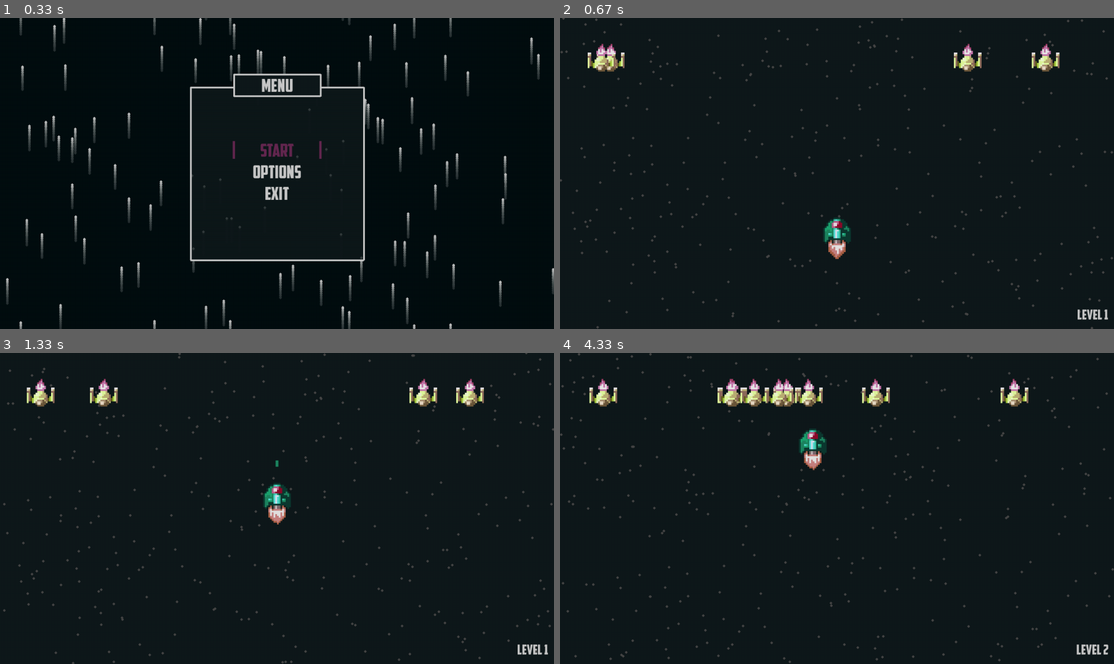
Above: before the commit, frames 1-4 (two rows, left to right).
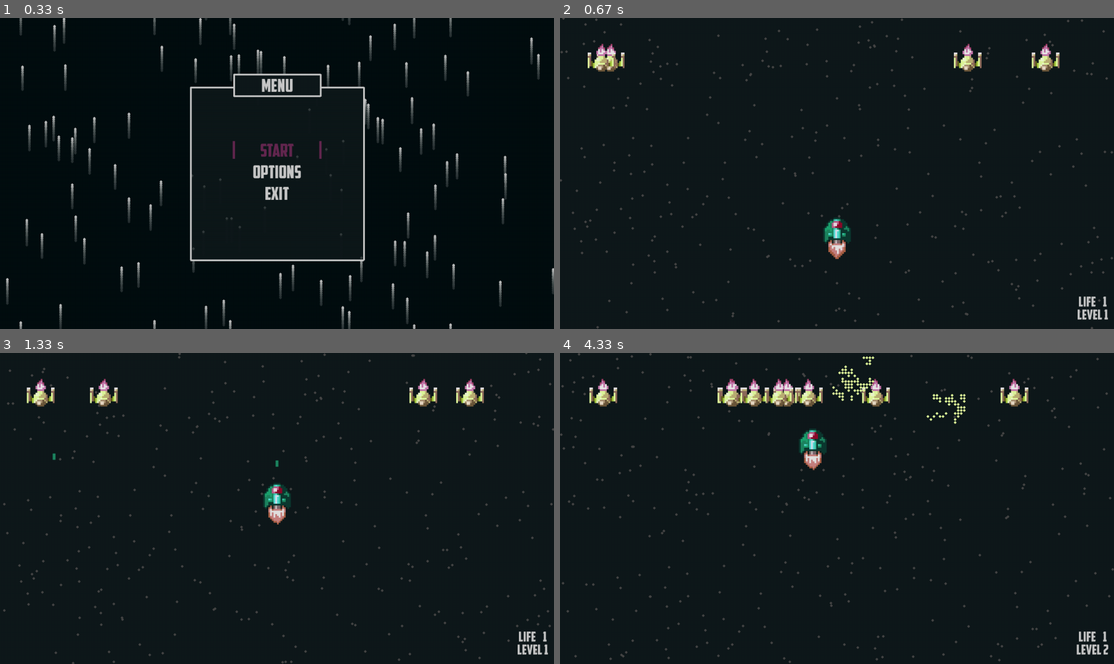
Above: after the commit, the same moments.

Repository: g-brrzzn/shootemup-Pygame
Game: pygame game, started from Game.py
Same seed, same stepped clock (60 frames per second), same inputs: the game is played once before the commit and once after it.
Inputs:
- Up to frame 1 (0.33 s): no input
- Up to frame 2 (0.67 s): tap Enter at 0.33 s
- Up to frame 3 (1.33 s): tap Space at 0.67, 1.07 s; hold Up from 1 s (still down)
- Up to frame 4 (4.33 s): tap Space at 1.37, 1.57, 1.87, 2.07, 2.37, 2.63, 2.97, 3.27, 3.4, 3.8, 4.1 s; release Up at 1.47 s; hold Right 1.5-1.97 s; hold Left 2-2.53 s; hold Down 2.57-2.87 s; hold Left 2.9-3.3 s; hold Up 3.33-3.7 s; hold Right from 3.73 s (still down)

Frame 1 is identical in both runs. In frame 2, 0.1% of the frame differs, in the area x 93-99%, y 89-93%; in frame 3, 0.1%; in frame 4, 0.5%, in the area x 49-99%, y 0-93%.

Commit message:
Enemy shooting, explosions and bug fixes

Diff:
--- a/Classes.py
+++ b/Classes.py
@@ -1,10 +1,10 @@
 import pygame.image
 from constants.global_var import *
 from constants.global_imports import *
+from constants.global_func import Explosion
 
 pygame.init()
 pygame.display.set_mode(config.window_size)
-
 
 
 class Bullet:
@@ -13,44 +13,61 @@
     image = pygame.transform.scale(image, (SPRITE_SIZE, SPRITE_SIZE))
     rect = image.get_rect()
     locs = []
+    enemylocs = []
     speed = 12
-
-    def __init__(self, rectx, recty, direcao):
-        if direcao < 5:
-            self.locs.append([rectx, recty, direcao, 0])
-
-    def update(self, dt, surf):
-        for loc in self.locs:
-            # 1 - UP; 2 - LEFT; 3 - DOWN; 4 - RIGHT;
-            if loc[2] == 1: loc[1] -= round(self.speed * dt)
-            elif loc[2] == 2: loc[0] -= round(self.speed * dt)
-            elif loc[2] == 3: loc[1] += round(self.speed * dt)
-            elif loc[2] == 4: loc[0] += round(self.speed * dt)
-
+    enemyspeed = 4
+
+    def __init__(self, rectx, recty, direction, isFromPlayer=True):
+        if direction < 5:
+            if isFromPlayer:
+                self.locs.append([rectx, recty, direction, isFromPlayer])
+            else: self.enemylocs.append([rectx, recty, direction, isFromPlayer])
+
+    def moveBullets(self, loc, dt, surf):
+        if loc[3]: speed = self.speed
+        else:      speed = self.enemyspeed
+
+        # 1 - UP; 2 - LEFT; 3 - DOWN; 4 - RIGHT;
+        if   loc[2] == 1: loc[1] -= round(speed * dt)
+        elif loc[2] == 2: loc[0] -= round(speed * dt)
+        elif loc[2] == 3: loc[1] += round(speed * dt)
+        elif loc[2] == 4: loc[0] += round(speed * dt)
+
+        if loc[3]:
             if loc[0] > config.window_size[0] + 1: self.locs.remove(loc)
             if loc[0] < 0 - self.rect.height: self.locs.remove(loc)
             if loc[1] > config.window_size[1] + 1: self.locs.remove(loc)
             if loc[1] < 0 - self.rect.height: self.locs.remove(loc)
-
-            self.rect[0] = loc[0]
-            self.rect[1] = loc[1]
-            self.draw(surf)
+        else:
+            if loc[0] > config.window_size[0] + 1: self.enemylocs.remove(loc)
+            if loc[0] < 0 - self.rect.height: self.enemylocs.remove(loc)
+            if loc[1] > config.window_size[1] + 1: self.enemylocs.remove(loc)
+            if loc[1] < 0 - self.rect.height: self.enemylocs.remove(loc)
+
+        self.rect[0] = loc[0]
+        self.rect[1] = loc[1]
+        self.draw(surf)
+
+    def update(self, dt, surf):
+        for loc in self.locs:
+            self.moveBullets(loc, dt, surf)
+        for loc in self.enemylocs:
+            self.moveBullets(loc, dt, surf)
 
     def draw(self, surf):
         surf.blit(self.image, self.rect)
 
 
 class Player:
-    shot_delay = 0.25
-    moving_right = False
-    moving_left = False
-    moving_up = False
-    moving_down = False
-    firing = False
-    rect = pygame.math.Vector2()
-    life = 3
-
     def __init__(self, pos):
+        self.shot_delay = 0.25
+        self.moving_right = False
+        self.moving_left = False
+        self.moving_up = False
+        self.moving_down = False
+        self.firing = False
+        self.rect = pygame.math.Vector2()
+
         self.last_time = time()
         self.last_shot = self.last_time
         self.sprites = []
@@ -64,6 +81,7 @@
         self.rect = self.image.get_rect(center=pos)
         self.movement = pygame.math.Vector2()
         self.speed = 7
+        self.life = MAX_LIFE
 
     def animate(self):
         self.current_sprite += 0.07
@@ -104,16 +122,21 @@
         if self.moving_up: self.rect[1]     -=  round(self.speed * dt)
         if self.moving_down: self.rect[1]   +=  round(self.speed * dt)
 
-        if self.firing and self.last_time - self.last_shot > self.shot_delay: self.fire(); self.last_shot = self.last_time
-
         if self.rect[0] > config.window_size[0] - self.rect.width: self.rect[0] = config.window_size[0] - self.rect.width
         if self.rect[0] < 0: self.rect[0] = 0
         if self.rect[1] > config.window_size[1] - self.rect.height: self.rect[1] = config.window_size[1] - self.rect.height
         if self.rect[1] < 0: self.rect[1] = 0
 
+        if self.firing and self.last_time - self.last_shot > self.shot_delay: self.fire(); self.last_shot = self.last_time
+
         for e in Enemy1.instancelist:
             if self.rect.x - self.rect.width/2 < e.rect.x < self.rect.x + self.rect.width/2 and self.rect.y - self.rect.height/2 < e.rect.y < self.rect.y + self.rect.height/2:
                 self.life -= 1
+
+        for bloc in Bullet.enemylocs:
+            if self.rect.x - self.rect.width/2+25 < bloc[0] < self.rect.x + self.rect.height/2 and self.rect.y - self.rect.height/2+30 < bloc[1] < self.rect.y + self.rect.height/2:
+                self.life -= 1
+                Bullet.enemylocs.remove(bloc)
 
         self.animate()
 
@@ -143,20 +166,29 @@
         self.rect = self.image.get_rect()
         self.direction = choice([True, False])
         self.y_direction = False
+        self.explosion = Explosion()
 
     def animate(self):
         self.current_sprite += 0.07
         if self.current_sprite >= len(self.sprites): self.current_sprite = 0
         self.image = self.sprites[int(self.current_sprite)]
 
+    def kill(self):
+        self.instancelist.remove(self)
+
     def death(self):
         for bloc in Bullet.locs:
             if self.x - self.rect.width/2 < bloc[0] < self.x+10 + self.rect.height and self.y - self.rect.height < bloc[1] < self.y + self.rect.height:
-                self.instancelist.remove(self)
+                self.explosion.create(self.x, self.y)
+                self.kill()
                 Bullet.locs.remove(bloc)
 
+    def shoot(self):
+        if randint(0, 1000) < 2:
+            Bullet(self.rect.center[0] - SPRITE_SIZE / 2, self.rect.center[1] - SPRITE_SIZE, 3, False)
+
     def move(self, dt):
-        if randint(0, 2000) < 2:
+        if randint(0, 1000) < 1:
             self.y_direction = True
             self.old_y = self.y
         if self.y_direction:
@@ -176,6 +208,9 @@
     def update(self, dt, surf):
         self.death()
         self.move(dt)
+        self.shoot()
+        self.explosion.update(dt)
+        self.explosion.draw(surf)
 
         self.rect[0] = self.x
         self.rect[1] = self.y
--- a/Game.py
+++ b/Game.py
@@ -29,6 +29,11 @@
         self.level_done = False
 
     def start(self):
+        if Player.getLife(self.player) == 0:
+            [instance.kill() for instance in Enemy1.instancelist]
+            self.level = 1
+            self.player = Player((config.window_size[0] / 2, (config.window_size[1] / 2)+150))
+            self.next_state = "Pause"
         if not self.level_done:
             Enemy1.spawn_enemy(self.level * 5)
             self.level_done = True
@@ -54,7 +59,6 @@
             self.level_done = True
         if not Player.getLife(self.player):
             self.next_state = "Death"
-            Player.setLife(self.player, 3)
             self.done = True
 
     def draw(self, surf=screen):
@@ -62,8 +66,9 @@
         self.background_fall.draw(surf)
         self.player.draw(surf)
         text(f'Level {self.level}', config.window_size[0] - 50, config.window_size[1] - 30, original_font=False)
+        text(f'Life    {self.player.getLife()}', config.window_size[0] - 50, config.window_size[1] - 60, original_font=False)
         if config.show_fps:
-            text(f'FPS: {(int(clock.get_fps()))}', 50, 30, original_font=False)
+            text(f'FPS {(int(clock.get_fps()))}', 50, 30, original_font=False)
 
 
 class GameRunner(object):
--- a/constants/global_func.py
+++ b/constants/global_func.py
@@ -66,9 +66,9 @@
 
 
 class Fall:
-    def __init__(self, quantidade):
+    def __init__(self, amount):
         self.locs = []
-        for i in range(quantidade):
+        for i in range(amount):
             snowloc = [randint(1, config.window_size[0] - 1), randint(1, config.window_size[1] - 1)]
             self.locs.append(snowloc)
 
@@ -88,7 +88,43 @@
     def draw(self, surf, color=(70, 70, 70)):
         [pygame.draw.circle(surf, pygame.Color(color), loc, 3) for loc in self.locs]
 
+class Explosion:
+    locs = []
+    def create(self, x, y):
+        for i in range(50):
+            loc = [x, y, x, y]
+            self.locs.append(loc)
 
+    def update(self, dt, speed=7):
+        for loc in self.locs:
+            randx = randint(-1, 1)
+            randy = randint(-1, 1)
+
+            if randx == 1:
+                loc[0] += speed * dt
+                try:
+                    if loc[0] > loc[2] + 50: self.locs.remove(loc)
+                except: pass
+            elif randx == -1:
+                loc[0] -= speed * dt
+                try:
+                    if loc[0] < loc[2] - 50: self.locs.remove(loc)
+                except: pass
+            if randy == 1:
+                loc[1] += speed * dt
+                try:
+                    if loc[1] > loc[3] + 50: self.locs.remove(loc)
+                except: pass
+            elif randy == -1:
+                loc[1] -= speed * dt
+                try:
+                    if loc[1] < loc[3] - 50: self.locs.remove(loc)
+                except: pass
+
+            #self.locs.remove(loc)
+
+    def draw(self, surf):
+        [pygame.draw.circle(surf, (221, 245, 154), [loc[0], loc[1]], 3) for loc in self.locs]
 
 
 def MenuMaker(options, title, selected, surf):
--- a/constants/global_var.py
+++ b/constants/global_var.py
@@ -44,6 +44,7 @@
 SPRITE_SIZE = 16
 SCALED_SPRITE_SIZE = SPRITE_SIZE * 4
 
+MAX_LIFE = 1
 
 BACKGROUND_COLOR_1 = (15, 25, 27, 200)
 BACKGROUND_COLOR_2 = (15, 25, 27, 200)
Not shown, changed: README.md
Binary file changed: requirements.txt
Not shown, added: .gitignore
